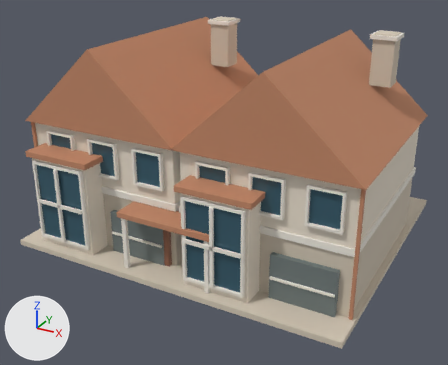
Before and after pictures for a commit that changed the glTF model src/assets/models/props/townhouse_b.glb.
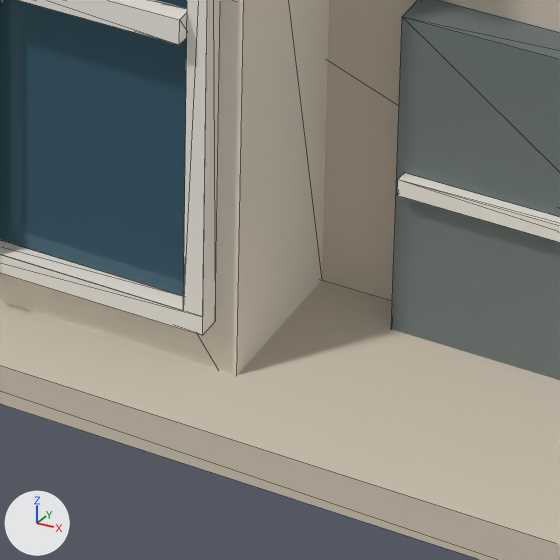
The first picture shows the older version from a 50 mm lens placed at (15.4, -29.6, 17.3), pointed at (-0.1, -1.4, 3.2). The close-ups show the older and then the newer version on the part from 48% to 65% of the width and 69% to 90% of the height of that picture. Only the edits that show in the close-ups are written down. The axes (+X, +Y, +Z) are drawn at lower left. The lights are the same throughout. The close-ups show mesh edges as thin lines. Vertices at exactly the same position are counted once.

Objects in the first close-up: 'Merged_TownGarage', 'Merged_TownPlaster', 'Merged_TownStone', 'Merged_TownTrim', 'Merged_WindowGlassDark'.
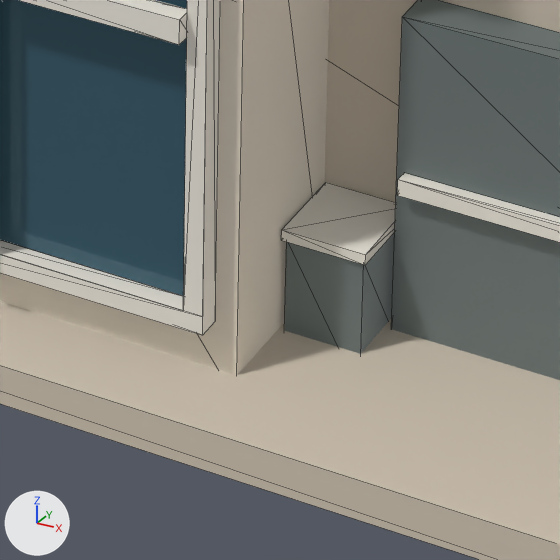
Location of each change, [x1, y1, x2, y2] in pixels of the close-ups (560 x 560 px):
'Merged_TownGarage', reshaped
    before: [391, 0, 560, 380]
    after: [285, 0, 560, 380]
part 1 of me_merged_towntrim_mesh, added
    after: [281, 182, 396, 265]
part 2 of me_merged_towngarage_mesh, added
    after: [285, 232, 395, 354]

The change in detail:
me_merged_towntrim_mesh is used by ob_merged_towntrim; location (0.0, 0.0, 0.0).
me_merged_towntrim_mesh had 336 vertices, 432 faces and spanned x -9.2..9.2, y -7.8..4.5, z 0.0..11.7.
me_merged_towntrim_mesh now has 368 vertices, 480 faces and spans x -9.2..9.2, y -7.8..4.5, z 0.0..11.7.
me_merged_towntrim_mesh part 1: a new loose piece, a box spanning x 4.57..5.17, y -6.975..-6.325, z 1.0..1.08, in mat_towntrim (white #f1ece2).
Other edits to the shape of me_merged_towntrim_mesh do not show in these pictures.
me_merged_towngarage_mesh is used by ob_merged_towngarage; location (0.0, 0.0, 0.0).
me_merged_towngarage_mesh had 16 vertices, 24 faces and spanned x -4.1..8.5, y -6.6..-6.3, z 0.25..2.65.
me_merged_towngarage_mesh now has 64 vertices, 96 faces and spans x -9.48..9.48, y -6.95..-1.55, z 0.0..2.65.
me_merged_towngarage_mesh part 2: a new loose piece, a box spanning x 4.59..5.14, y -6.95..-6.35, z 0.0..1.0, in mat_towngarage (grey #768181).
Other edits to the shape of me_merged_towngarage_mesh do not show in these pictures.
